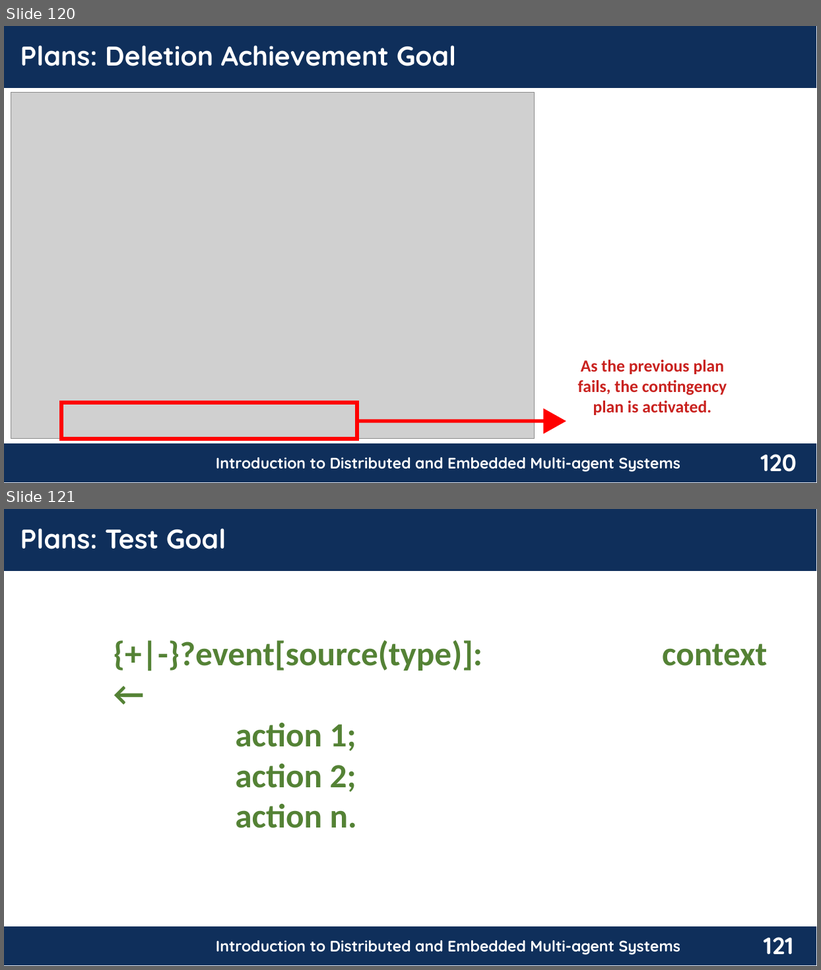
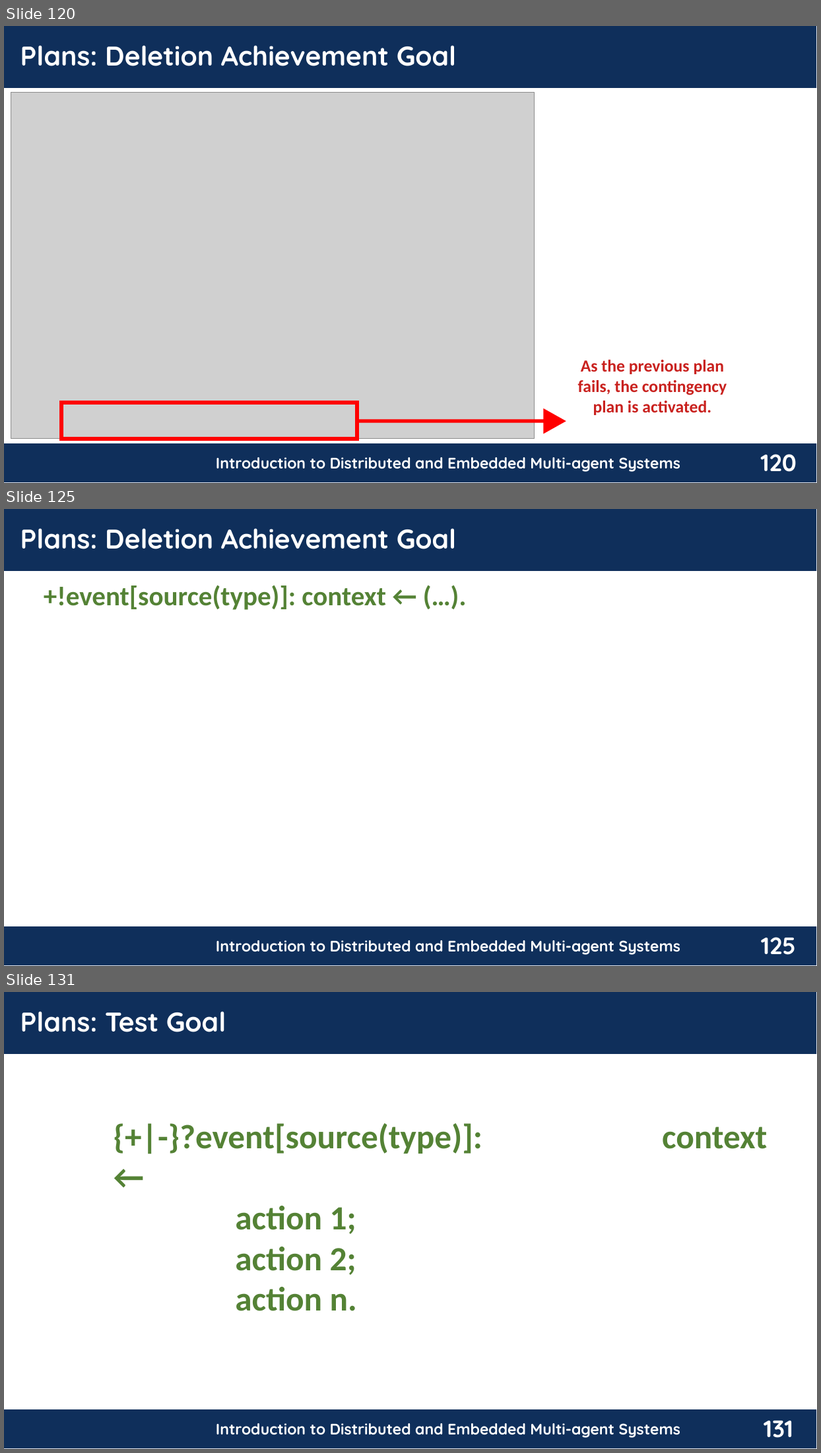
Before and after one commit to chon-group/distributedAndEmbeddedAI, a slide deck: course/08-GoalsAndPlans/08-GoalsAndPlans_20240503.odp. Shown one above the other, each under a label of ours: slides 120 and 121 before the commit, slides 120, 125 and 131 after it; the slides between them are not shown. The pictures are 821x970 and 821x1453 pixels, drawn with LibreOffice and Linux fonts; fonts in the diff are those of the drawing; grey boxes stand for pictures; background and template pictures are left out. Boxes give left, top, right and bottom in pixels: in the first picture for what was removed or moved away, otherwise in the second. Text is boxed around its words. In the diff, an @@ line names an element or a change of style, - is before the commit and + after.

Commit message:
Adjusts in Goals and Plans presentation.

```diff
--- a/course/08-GoalsAndPlans/08-GoalsAndPlans_20240503.odp
+++ b/course/08-GoalsAndPlans/08-GoalsAndPlans_20240503.odp
@@ slide 125 added at (4, 509, 817, 966), background #FFFFFF; not listed: 4 template elements that a slide beside it also shows @@
@@ text added at (20, 528, 456, 549), 32 pt, text #FFFFFF, bold @@
+Plans: Deletion Achievement Goal
@@ text added at (44, 585, 386, 610), 32 pt, text #548235, bold @@
++!event[source(type)]: context ← (…).
@@ what was slide 121 is now slide 131 @@
@@ page number at (764, 1421, 793, 1438): text changed @@
-121
+131
```
Also in this commit, not shown: 2 slides changed, 9 other slides added.
